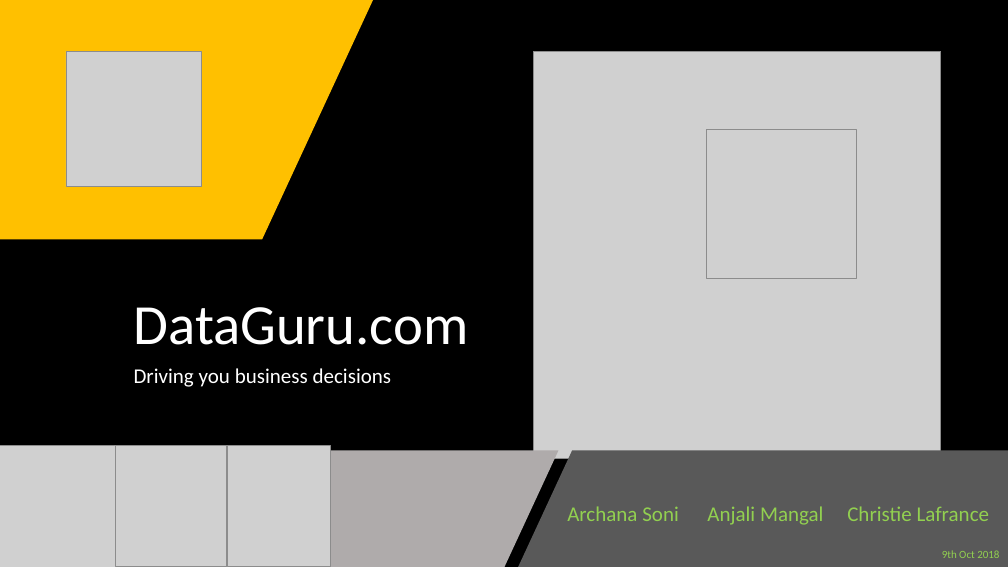
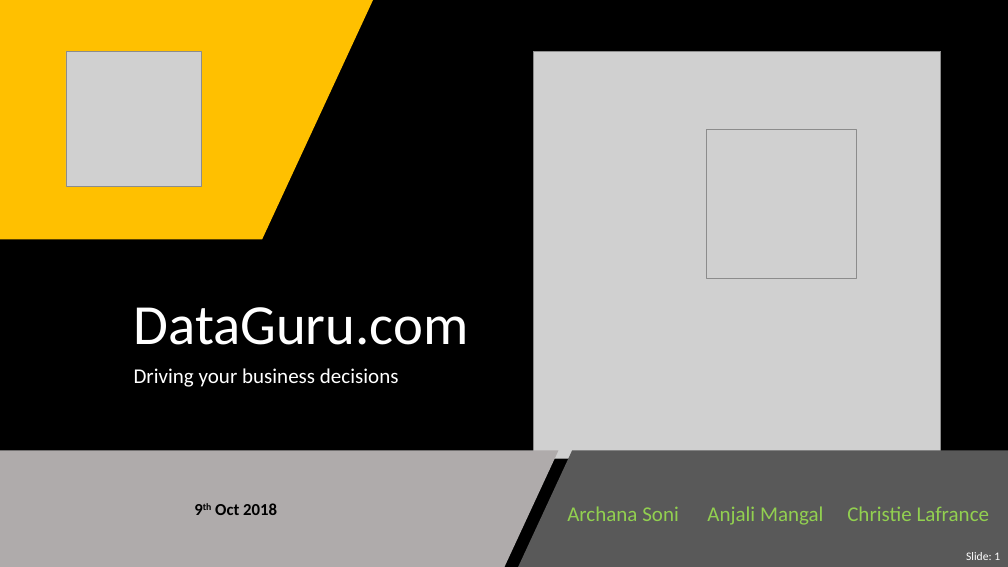
Before and after one commit to AnjaliMangal/MQL-Project-Main, a slide deck: slide 1 of Project1-Final-Files/Presenting_DataGuru.pptx. Drawn at 1008x567 pixels with LibreOffice and Linux fonts; fonts in the diff are those of the drawing; grey boxes stand for pictures. Boxes give left, top, right and bottom in pixels: in the first picture for what was removed or moved away, otherwise in the second. Text is boxed around its words. In the diff, an @@ line names an element or a change of style, - is before the commit and + after.

```diff
--- a/Project1-Final-Files/Presenting_DataGuru.pptx
+++ b/Project1-Final-Files/Presenting_DataGuru.pptx
@@ subtitle at (134,368,399,387): text changed @@
-Driving you business decisions
+Driving your business decisions
@@ picture removed at (0,445,116,567) @@
@@ picture removed at (115,445,227,567) @@
@@ picture removed at (227,445,330,567) @@
@@ text added at (215,503,277,515), 16 pt, text #000000, bold @@
+9th Oct 2018
@@ text removed at (942,550,999,558) @@
-9th Oct 2018
@@ page number added at (966,552,1000,560), 11 pt, text #FFFFFF @@
+Slide: 1
```
Also in this commit, not shown: 13 other slides changed, 1 slide added.
